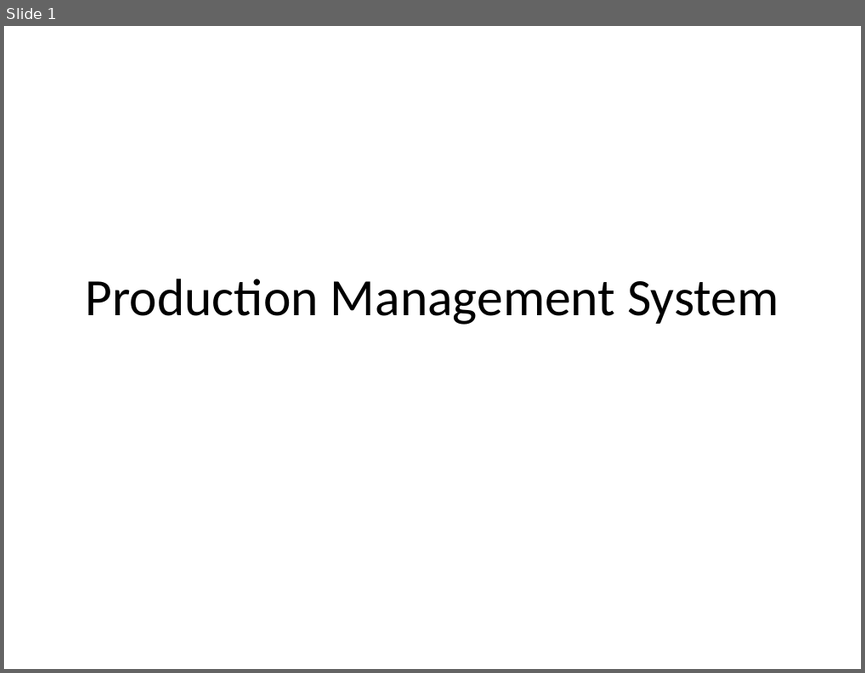
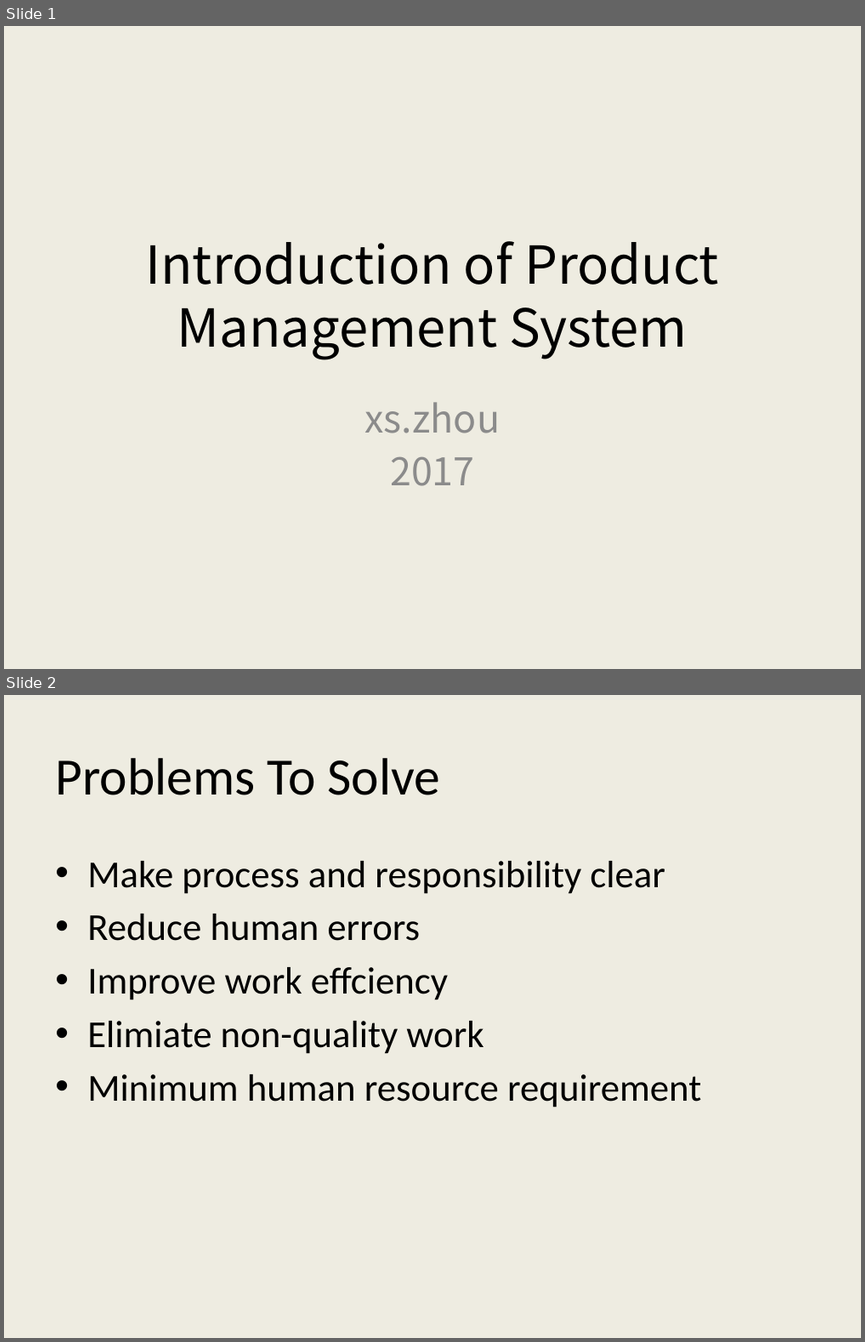
Before and after one commit to AlecSPb/PMS, a slide deck: PMSClient/Resource/Files/pmshelp_en.pptx. Shown one above the other, each under a label of ours: slide 1 before the commit, slides 1 and 2 after it. The pictures are 865x673 and 865x1342 pixels, drawn with LibreOffice and Linux fonts; fonts in the diff are those of the drawing. Boxes give left, top, right and bottom in pixels: in the first picture for what was removed or moved away, otherwise in the second. Text is boxed around its words. In the diff, an @@ line names an element or a change of style, - is before the commit and + after.

```diff
--- a/PMSClient/Resource/Files/pmshelp_en.pptx
+++ b/PMSClient/Resource/Files/pmshelp_en.pptx
@@ slide 2 added at (4, 695, 861, 1338), background #EEECE1 @@
@@ title added at (55, 758, 440, 795), 44 pt, text #000000 @@
+Problems To Solve
@@ text added at (87, 861, 701, 1107), 32 pt, text #000000 @@
+• Make process and responsibility clear
+• Reduce human errors
+• Improve work effciency
+• Elimiate non-quality work
+• Minimum human resource requirement
@@ slide 1 changed as well @@
@@ background #FFFFFF to #EEECE1 @@
@@ title at (145, 241, 719, 360): text changed; font Calibri to Noto Sans CJK SC @@
-Production Management System
+Introduction of Product Management System
@@ subtitle added at (365, 402, 500, 486), 32 pt, text #8C8C8C @@
+xs.zhou
+2017
```
Also in this commit, not shown: 1 other slide changed, 11 other slides added, 10 slides removed, 1 other file.
